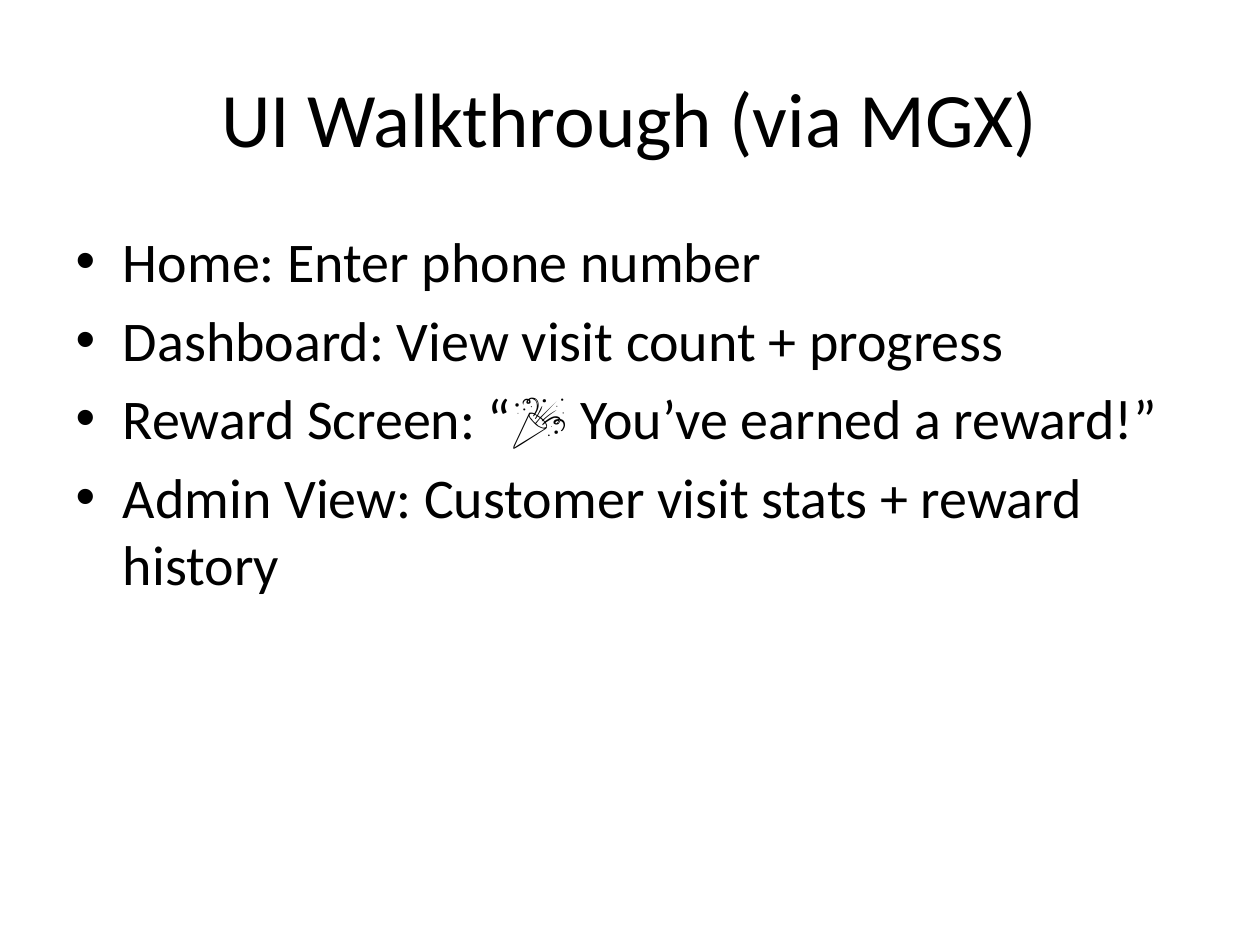
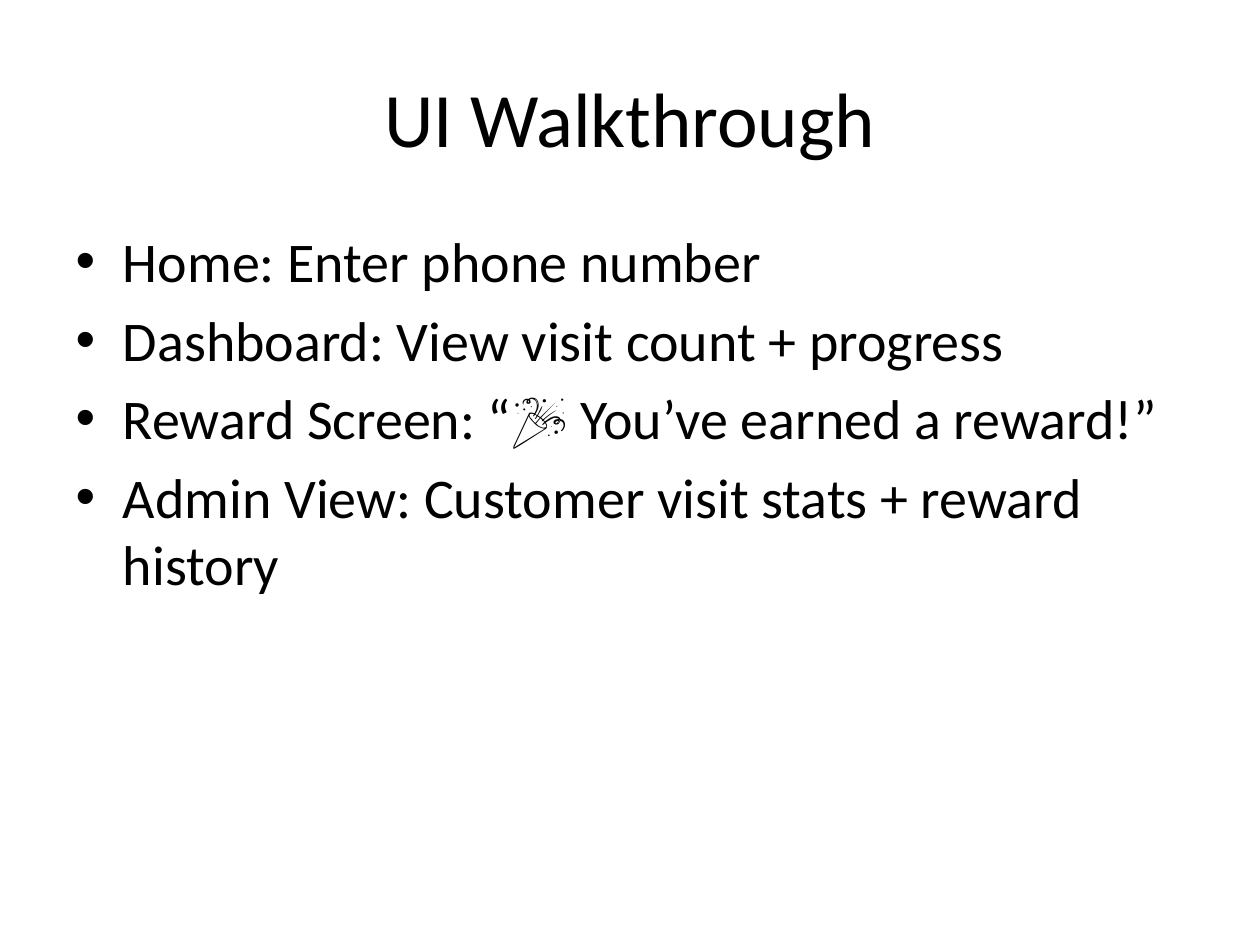
Before and after one commit to Kelvinkimotho/loyalty-vibes, a slide deck: slide 9 of Loyalty_Vibes_Pitch_Deck.pptx. Drawn at 1260x945 pixels with LibreOffice and Linux fonts; fonts in the diff are those of the drawing. Boxes give left, top, right and bottom in pixels: in the first picture for what was removed or moved away, otherwise in the second. Text is boxed around its words. In the diff, an @@ line names an element or a change of style, - is before the commit and + after.

```diff
--- a/Loyalty_Vibes_Pitch_Deck.pptx
+++ b/Loyalty_Vibes_Pitch_Deck.pptx
@@ title at [384,93,875,161]: text changed @@
-UI Walkthrough (via MGX)
+UI Walkthrough
```
Also in this commit, not shown: 6 other slides changed.
